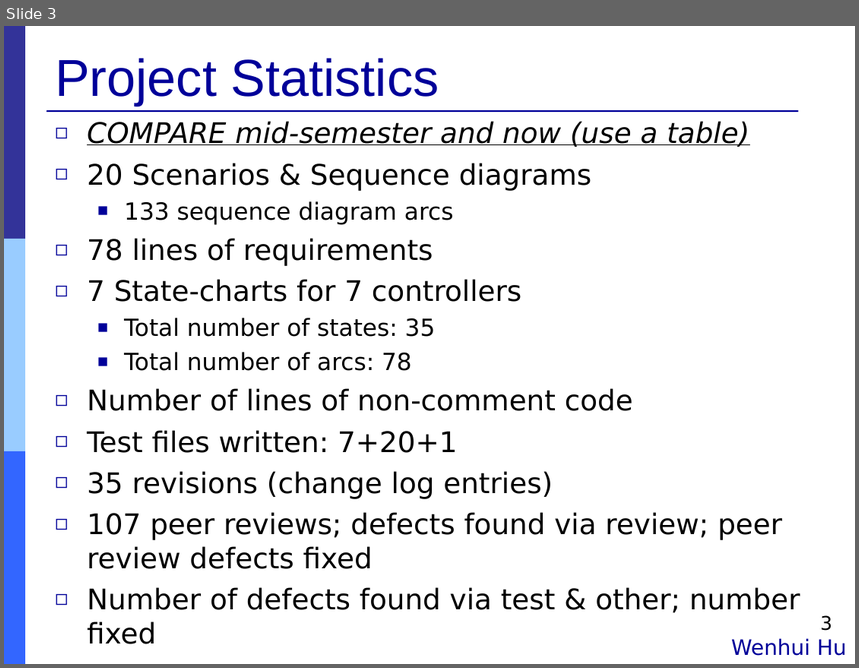
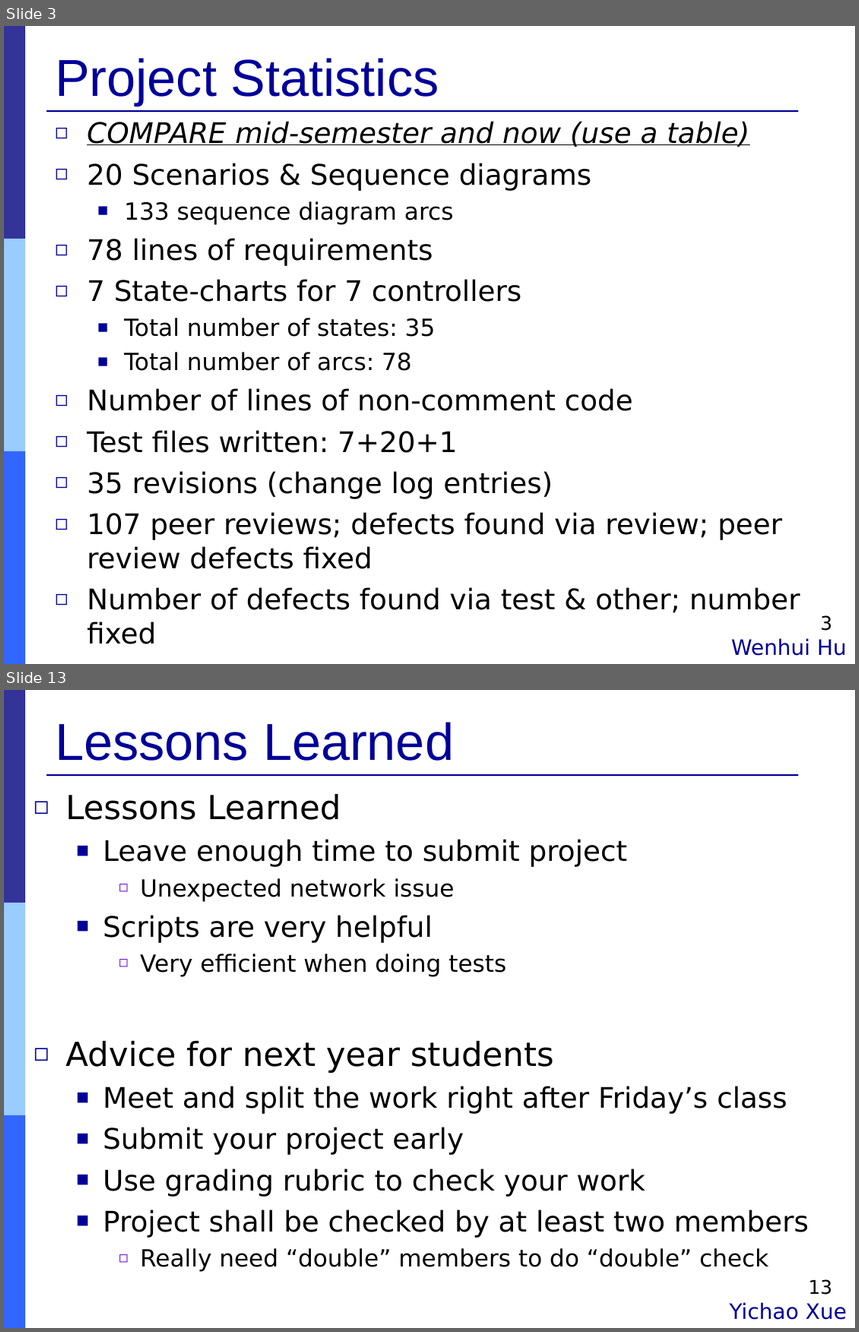
Before and after one commit to Muliang/18649, a slide deck: logs/09_final_pres.ppt. Shown one above the other, each under a label of ours: slide 3 before the commit, slides 3 and 13 after it; the slides between them are not shown. The pictures are 859x668 and 859x1332 pixels, drawn with LibreOffice and Linux fonts; fonts in the diff are those of the drawing. Boxes give left, top, right and bottom in pixels: in the first picture for what was removed or moved away, otherwise in the second. Text is boxed around its words. In the diff, an @@ line names an element or a change of style, - is before the commit and + after.

```diff
--- a/logs/09_final_pres.ppt
+++ b/logs/09_final_pres.ppt
@@ slide 13 added at [4,690,855,1328], background #FFFFFF; not listed: 4 template elements that a slide beside it also shows @@
@@ title added at [55,722,454,761], 44 pt, text #000099 @@
+Lessons Learned
@@ text added at [66,794,809,1272], 24 pt, text #000000 @@
+◻ Lessons Learned
+  ■ Leave enough time to submit project
+    ◻ Unexpected network issue
+  ■ Scripts are very helpful
+    ◻ Very efficient when doing tests
+◻ Advice for next year students
+  ■ Meet and split the work right after Friday’s class
+  ■ Submit your project early
+  ■ Use grading rubric to check your work
+  ■ Project shall be checked by at least two members
+    ◻ Really need “double” members to do “double” check
@@ page number added at [809,1280,833,1295], 16 pt, text #000000 @@
+13
@@ text added at [730,1303,847,1320], 18 pt, text #000099 @@
+Yichao Xue
```
Also in this commit, not shown: 4 slides changed, 6 other slides added, 4 slides removed.
